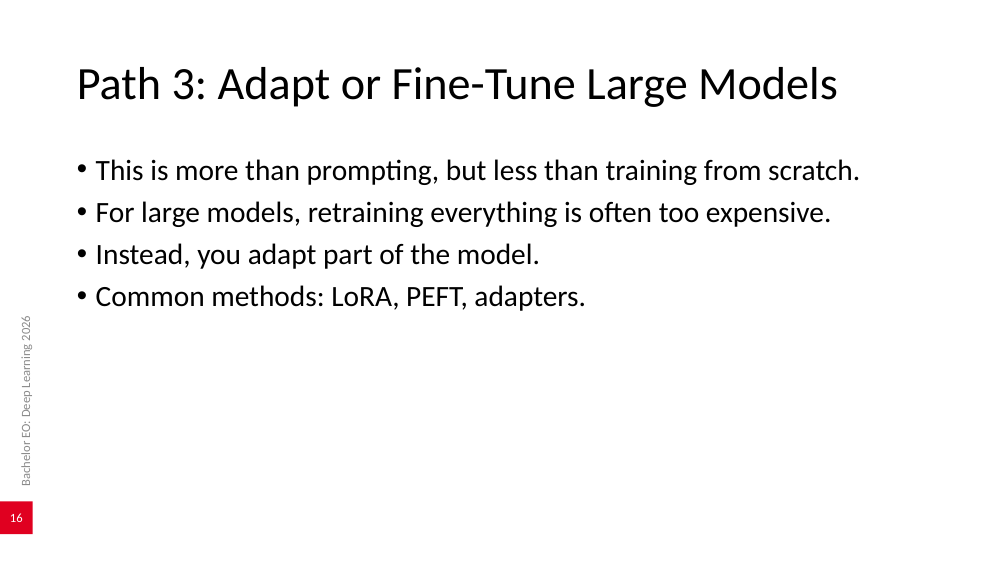
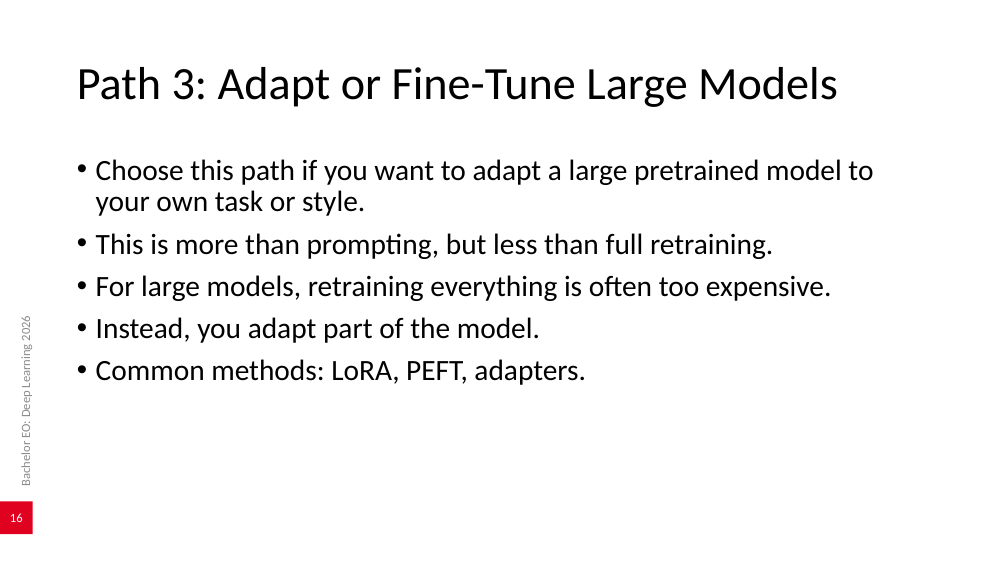
Before and after one commit to AlexanderDhoore/deep-learning-2026, a slide deck: slide 16 of slides/deep-learning-project-domains.pptx. Drawn at 1008x567 pixels with LibreOffice and Linux fonts; fonts in the diff are those of the drawing; background and template pictures are left out. Boxes give left, top, right and bottom in pixels: in the first picture for what was removed or moved away, otherwise in the second. Text is boxed around its words. In the diff, an @@ line names an element or a change of style, - is before the commit and + after.

```diff
--- a/slides/deep-learning-project-domains.pptx
+++ b/slides/deep-learning-project-domains.pptx
@@ text at (x1=96, y1=159, x2=873, y2=259): text changed @@
-• This is more than prompting, but less than training from scratch.
+• Choose this path if you want to adapt a large pretrained model to your own task or style.
+• This is more than prompting, but less than full retraining.
```
Also in this commit, not shown: 8 other slides changed, 1 other file.
